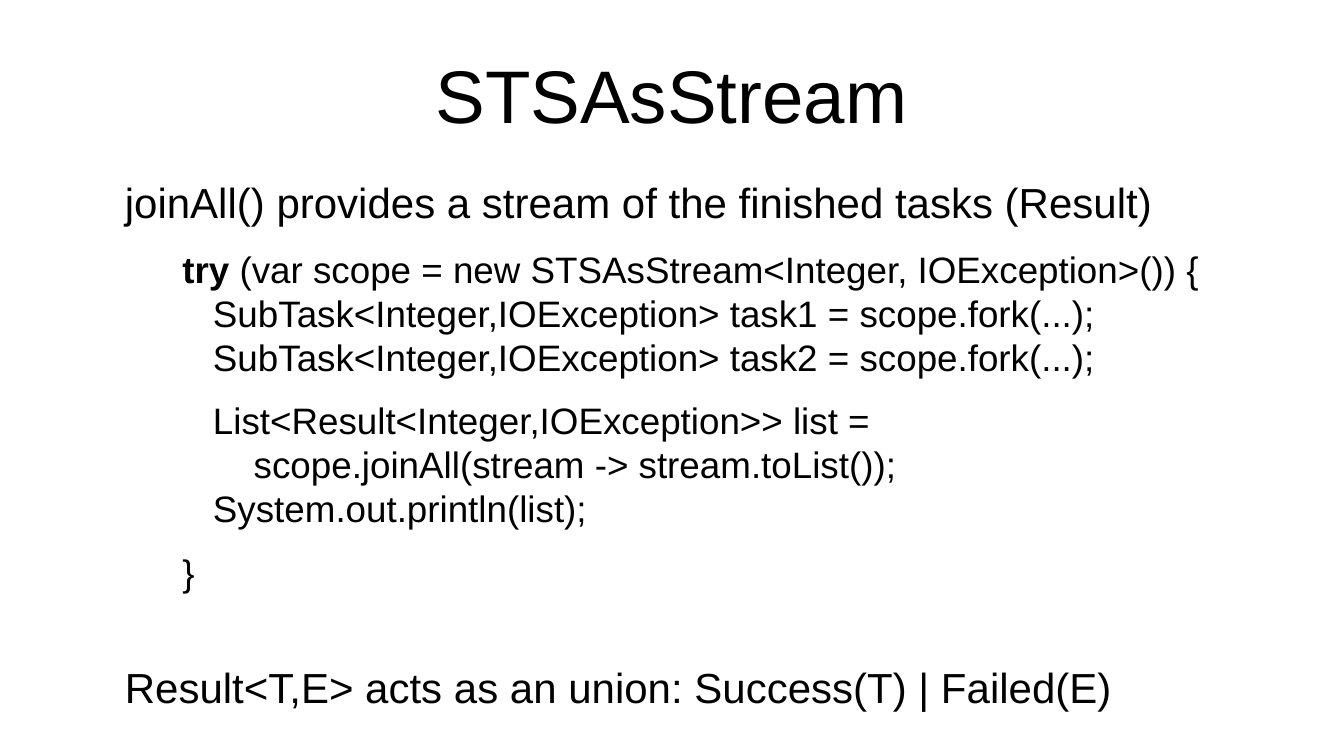
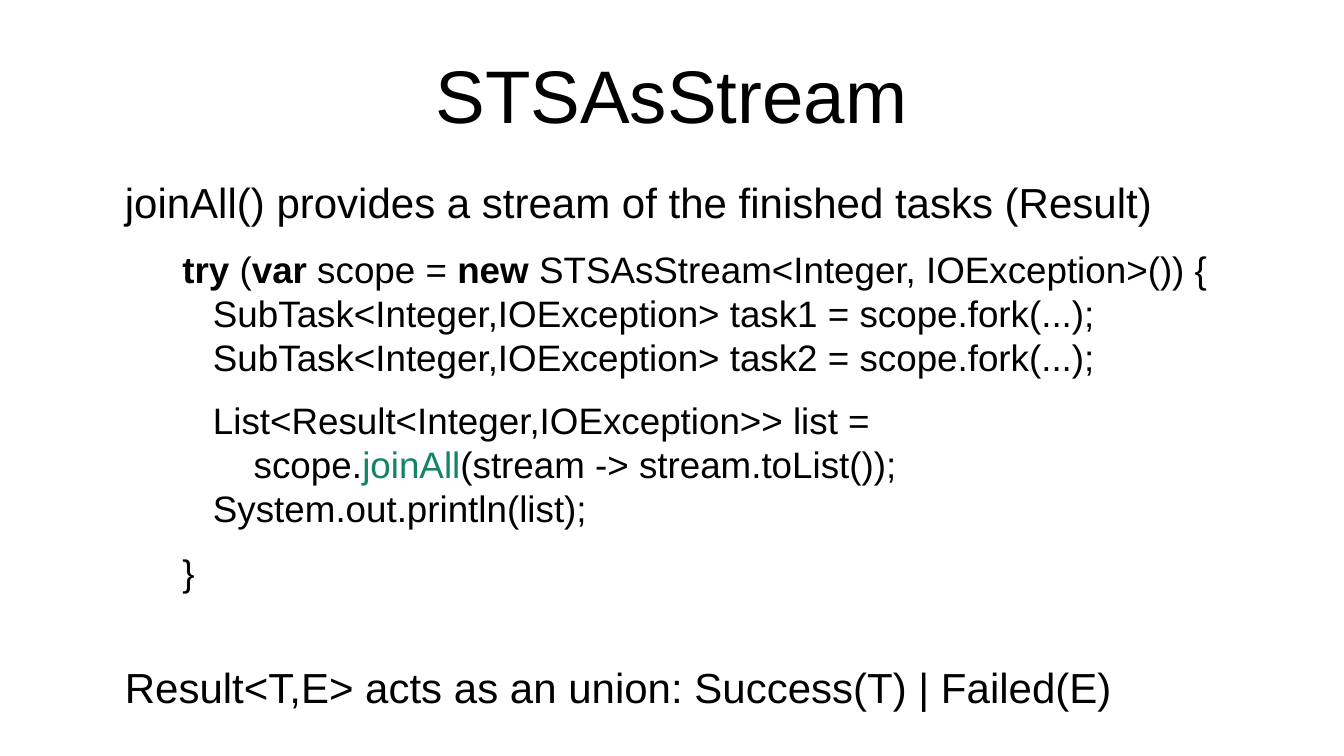
Before and after one commit to forax/loom-fiber, a slide deck: slide 34 of scoop about scopes.odp. Drawn at 1344x756 pixels with LibreOffice and Linux fonts; fonts in the diff are those of the drawing. Boxes give left, top, right and bottom in pixels: in the first picture for what was removed or moved away, otherwise in the second. Text is boxed around its words. In the diff, an @@ line names an element or a change of style, - is before the commit and + after.

```diff
--- a/scoop about scopes.odp
+++ b/scoop about scopes.odp
@@ text at (182, 256, 1184, 530): bold on in "(var new"; text colour #000000 to #158466 in "scope.joinAll(stream" @@
```
Also in this commit, not shown: 11 other slides changed, 1 other file.
